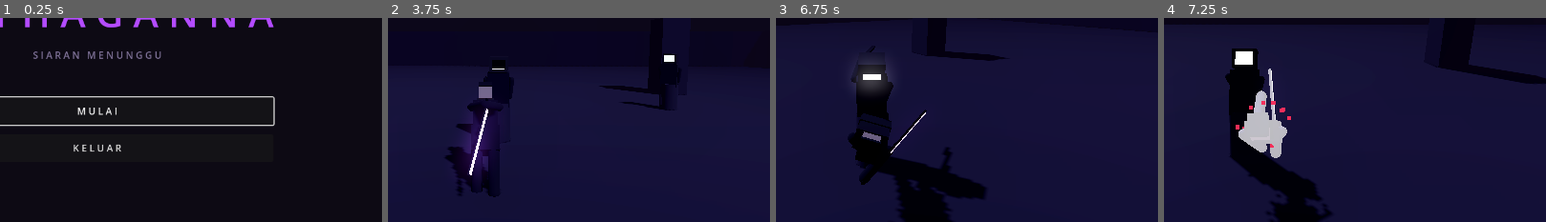
Above: before the commit, frames 1-4 (left to right).
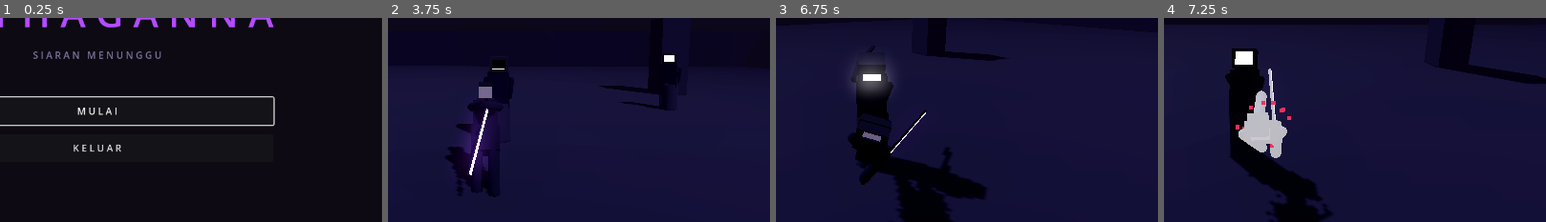
Above: after the commit, the same moments.

Repository: Watarufa/Pathaganna
Game: Godot game, scene res://scenes/main.tscn
Same seed, same stepped clock (60 frames per second), same inputs: the game is played once before the commit and once after it.
Inputs (mouse positions are % of the whole screen's width and height, from its top left):
- Up to frame 1 (0.25 s): no input
- Up to frame 2 (3.75 s): click "M U L A I" at 0.5 s; move the mouse to (55, 47) at 1.27 s; hold W (move_forward) from 1.28 s (still down); click (55, 47) at 1.35 s; right-click (55, 47) at 1.55 s; move the mouse to (45, 48) at 2.02 s; right-click (45, 48) at 2.1 s; click (45, 48) at 2.3 s; move the mouse to (52, 46) at 2.77 s; click (52, 46) at 2.85 s; right-click (52, 46) at 3.05 s; move the mouse to (49, 49) at 3.52 s; tap Shift (dodge) at 3.6 s
- Up to frame 3 (6.75 s): click (49, 49) at 3.8 s; move the mouse to (57, 49) at 4.27 s; tap Tab (lockon) at 4.35 s; right-click (57, 49) at 4.55 s; move the mouse to (42, 46) at 5.02 s; right-click (42, 46) at 5.1 s; click (42, 46) at 5.3 s; move the mouse to (51, 48) at 5.77 s; click (51, 48) at 5.85 s; right-click (51, 48) at 6.05 s; move the mouse to (46, 45) at 6.52 s; release W (move_forward) at 6.53 s; hold D (move_right) from 6.53 s (still down); right-click (46, 45) at 6.6 s
- Up to frame 4 (7.25 s): keep holding D (move_right); click (46, 45) at 6.8 s
The pictures show only the part of the screen within x 37-87%, y 34-84%; the shares and areas given below are measured in that part.

Frames 1-2 are identical in both runs. In frame 3, 0.1% of the frame differs, in the area x 22-28%, y 30-35%; in frame 4, nothing differs.

Commit message:
extract telegraph screen into a shared component

Diff:
--- a/scripts/autoload/balance.gd
+++ b/scripts/autoload/balance.gd
@@ -128,7 +128,7 @@
 
 const LOCKON := {
 	acquire_range = 15.0,
-	break_range = 15.0,
+	break_range = 18.0,          # > acquire: histeresis, supaya target di batas tidak berkedip kunci-lepas
 	# Ganti target = geser mouse saat terkunci (Tab murni kunci/lepas).
 	switch_threshold = 110.0,    # px gerakan mouse terakumulasi untuk pindah target
 	switch_decay = 260.0,        # px/detik akumulator meluruh — gerakan kecil tidak menumpuk
@@ -172,10 +172,13 @@
 	detect_radius = 12.0,
 	attack_range = 2.0,
 	recovery = 0.8,              # jendela hukuman setelah menyerang
+	attack_cooldown = 1.2,
+	stagger_time = 1.4,
 	combo2_chance = 0.35,        # peluang tebasan jadi kombo 2-hit (dua-duanya putih)
 	combo2_gap = 0.4,            # windup hit kedua
 	slash = { windup = 0.6, swing = 0.25, hit_start = 0.04, hit_end = 0.16, damage = 12.0,
-	          parryable = true, knockback = 3.0, hitstop = 0.05, range = 2.4 },
+	          parryable = true, knockback = 3.0, hitstop = 0.05, range = 2.4,
+	          kind = "kultis_slash" },
 }
 
 const PENYIAR := {
@@ -185,9 +188,14 @@
 	keep_min = 8.0,              # menjauh jika player lebih dekat dari ini
 	keep_max = 12.0,
 	detect_radius = 14.0,
-	windup = 0.8,                # telegraph merah
-	cooldown = 2.4,              # jeda antar tembakan
-	proj = { speed = 10.0, damage = 10.0, parryable = false, radius = 0.35, life = 4.0 },
+	attack_range = 13.0,         # boleh menembak dari sini ke dalam
+	recovery = 0.6,
+	attack_cooldown = 2.4,       # jeda antar tembakan
+	stagger_time = 1.4,
+	# tanpa hit_start/hit_end: serangannya melepas proyektil, bukan hitbox melee
+	shot = { windup = 0.8, swing = 0.35, parryable = false, kind = "penyiar_shot" },
+	proj = { speed = 10.0, damage = 10.0, parryable = false, radius = 0.35, life = 4.0,
+	         knockback = 3.0, hitstop = 0.05, kind = "penyiar_proj" },
 }
 
 # ------------------------------------------------------------------ boss
--- a/scripts/enemies/dummy.gd
+++ b/scripts/enemies/dummy.gd
@@ -16,17 +16,14 @@
 var hurtbox: Hurtbox
 var hitbox: Hitbox
 
-var _screen: MeshInstance3D
-var _screen_fill: MeshInstance3D
-var _fill_mat: StandardMaterial3D
-var _fill_base_energy := 1.0
+var screen: TelegraphScreen
 var _cooldown := 0.0
 var _current: Dictionary = {}
 var _hitbox_on := false
 
 # Geometri layar wajah (dimensi mesh, bukan angka gameplay — tetap di sini).
-const FILL_CENTER_Y := 0.17
-const FILL_HALF := 0.1
+const SCREEN_SIZE := Vector2(0.3, 0.22)
+const SCREEN_OFFSET := Vector3(0, 0.17, -0.2)
 
 # Profil gerakan telegraph. Putih dan merah sengaja punya BENTUK berbeda —
 # tebasan atas vs sapuan samping — supaya jenis serangan terbaca dari siluet
@@ -127,15 +124,7 @@
 	rig.attach_box("Torso", Vector3(0.5, 0.8, 0.32), Vector3(0, 0.2, 0), Palette.CLOTH)
 	# kepala monitor CRT — layar wajahnya ADALAH telegraph (diegetik)
 	rig.attach_box("Head", Vector3(0.42, 0.34, 0.38), Vector3(0, 0.17, 0), Palette.METAL)
-	_screen = rig.attach_box("Head", Vector3(0.3, 0.22, 0.02), Vector3(0, FILL_CENTER_Y, -0.2), Palette.CRT_SCREEN)
-	# lapisan hitung mundur: tumbuh dari bawah layar selama windup.
-	# Material di-duplicate per musuh supaya glow-nya bisa didenyutkan sendiri
-	# tanpa ikut mengubah musuh lain yang berbagi material palet.
-	_screen_fill = rig.attach_box("Head", Vector3(0.28, 2.0 * FILL_HALF, 0.01),
-		Vector3(0, FILL_CENTER_Y, -0.212), null)
-	_fill_mat = Palette.TELEGRAPH_WHITE.duplicate()
-	_screen_fill.material_override = _fill_mat
-	_screen_fill.visible = false
+	screen = TelegraphScreen.build(rig, "Head", SCREEN_SIZE, SCREEN_OFFSET)
 	# lengan
 	rig.attach_capsule("ArmL", 0.07, 0.55, Vector3(0, -0.28, 0), Palette.CLOTH)
 	rig.attach_capsule("ArmR", 0.07, 0.55, Vector3(0, -0.28, 0), Palette.CLOTH)
@@ -194,7 +183,7 @@
 		return
 	var red: bool = randf() < Balance.DUMMY.red_chance
 	_current = Balance.DUMMY.red if red else Balance.DUMMY.white
-	_arm_fill_color()
+	screen.arm(_current.parryable)
 	_change_state(State.WINDUP)
 
 func _st_windup() -> void:
@@ -216,28 +205,6 @@
 func _profile() -> Dictionary:
 	return PROFILE_WHITE if _current.get("parryable", true) else PROFILE_RED
 
-## Warna hitung mundur diambil dari material palet, jadi sumber kebenaran warna
-## tetap di resources/materials/ meski material fill-nya per-instance.
-func _arm_fill_color() -> void:
-	var src: StandardMaterial3D = Palette.TELEGRAPH_WHITE if _current.get("parryable", true) \
-		else Palette.TELEGRAPH_RED
-	_fill_mat.albedo_color = src.albedo_color
-	_fill_mat.emission = src.emission
-	_fill_base_energy = src.emission_energy_multiplier
-
-## Isi layar wajah dari bawah (0..1). 1.0 = pukulan dimulai.
-func _set_fill(amount: float) -> void:
-	if amount <= 0.001:
-		_screen_fill.visible = false
-		_screen.material_override = Palette.CRT_SCREEN
-		return
-	# layar dasar diredupkan supaya warna hitung mundur benar-benar menonjol
-	_screen.material_override = Palette.CRT_OFF
-	_screen_fill.visible = true
-	_screen_fill.scale.y = amount
-	_screen_fill.position.y = (FILL_CENTER_Y - FILL_HALF) + FILL_HALF * amount
-	_fill_mat.emission_energy_multiplier = Telegraph.pulse_energy(amount, _fill_base_energy)
-
 func _stop_hitbox() -> void:
 	if _hitbox_on:
 		_hitbox_on = false
@@ -265,30 +232,29 @@
 			rig.snap(Telegraph.windup_pose(_profile(), vis_time, _current.windup))
 			# Layar wajah = hitung mundur diegetik: warna mengisi dari bawah,
 			# penuh 100% tepat saat pukulan dimulai.
-			_set_fill(Telegraph.fill_amount(vis_time, _current.windup))
+			screen.set_fill(Telegraph.fill_amount(vis_time, _current.windup))
 		State.SWING:
-			_set_fill(0.0)
+			screen.set_fill(0.0)
 			# lanjut dari pose coil supaya ayunan menyambung mulus dari windup
 			var k := clampf(vis_time / maxf(_current.hit_end, 0.01), 0.0, 1.0)
 			k = k * k * (3.0 - 2.0 * k)
 			rig.snap(Telegraph.blend(_profile().coil, _profile().follow, k))
 		State.STAGGER:
-			_set_fill(0.0)
+			screen.set_fill(0.0)
 			rig.pose({
 				"Torso": Vector3(-26, 0, 8), "Head": Vector3(-18, 0, 0),
 				"ArmR": Vector3(-15, 0, -35), "ArmL": Vector3(-15, 0, 35),
 				"WeaponPivot": Vector3(-30, 0, 0),
 			}, 12.0)
 		State.REBOOT:
-			# layar padam — fill disembunyikan tanpa menyalakan kembali layar dasar
-			_screen_fill.visible = false
+			screen.power_off()
 			rig.pose({
 				"Torso": Vector3(-14, 0, 0), "Head": Vector3(24, 0, 0),
 				"ArmR": Vector3(-4, 0, -10), "ArmL": Vector3(-4, 0, 10),
 				"WeaponPivot": Vector3(-84, 0, 0),
 			}, 6.0)
 		_:
-			_set_fill(0.0)
+			screen.set_fill(0.0)
 			rig.pose(POSE_IDLE, 8.0)
 
 # ------------------------------------------------------------- reaksi
@@ -315,8 +281,7 @@
 
 func _on_pseudo_death() -> void:
 	_stop_hitbox()
-	_screen_fill.visible = false
-	_screen.material_override = Palette.CRT_OFF
+	screen.power_off()
 	HitSpark.spawn(get_parent(), global_position + Vector3.UP * 1.2, Color(0.85, 1.0, 0.9), 30, 8.0)
 	_change_state(State.REBOOT)
 
--- /dev/null
+++ b/scripts/systems/telegraph_screen.gd
@@ -0,0 +1,60 @@
+## Layar telegraph: hitung mundur diegetik yang mengisi dari bawah selama windup,
+## penuh 100% tepat saat pukulan dimulai.
+##
+## Dipakai dummy latihan, Kultis (layar wajah CRT), Penyiar (dial radio), dan
+## kedua fase boss — bentuk fisiknya beda, perilakunya sama persis.
+##
+## Material fill di-duplicate per musuh supaya glow-nya bisa didenyutkan sendiri
+## tanpa ikut mengubah musuh lain yang berbagi material palet.
+class_name TelegraphScreen
+extends RefCounted
+
+var _screen: MeshInstance3D
+var _fill: MeshInstance3D
+var _mat: StandardMaterial3D
+var _base_energy := 1.0
+var _center_y := 0.0
+var _half := 0.1
+
+## Rakit layar + lapisan fill pada satu pivot rig. `size` = lebar × tinggi layar;
+## `offset` = posisi pusat layar relatif pivot. Wajah dianggap menghadap -Z.
+static func build(rig: PoseRig, pivot: String, size: Vector2, offset: Vector3) -> TelegraphScreen:
+	var t := TelegraphScreen.new()
+	t._center_y = offset.y
+	t._half = size.y * 0.5
+	t._screen = rig.attach_box(pivot, Vector3(size.x, size.y, 0.02), offset, Palette.CRT_SCREEN)
+	t._fill = rig.attach_box(pivot, Vector3(size.x * 0.93, size.y, 0.01),
+		offset + Vector3(0, 0, -0.012), null)
+	t._mat = Palette.TELEGRAPH_WHITE.duplicate()
+	t._fill.material_override = t._mat
+	t._fill.visible = false
+	return t
+
+## Siapkan warna untuk serangan berikutnya. Warna diambil dari material palet,
+## jadi sumber kebenarannya tetap di resources/materials/.
+func arm(parryable: bool) -> void:
+	var src: StandardMaterial3D = Palette.TELEGRAPH_WHITE if parryable else Palette.TELEGRAPH_RED
+	_mat.albedo_color = src.albedo_color
+	_mat.emission = src.emission
+	_base_energy = src.emission_energy_multiplier
+
+## Isi layar dari bawah (0..1). 1.0 = pukulan dimulai.
+func set_fill(amount: float) -> void:
+	if amount <= 0.001:
+		_fill.visible = false
+		_screen.material_override = Palette.CRT_SCREEN
+		return
+	# layar dasar diredupkan supaya warna hitung mundur benar-benar menonjol
+	_screen.material_override = Palette.CRT_OFF
+	_fill.visible = true
+	_fill.scale.y = amount
+	_fill.position.y = (_center_y - _half) + _half * amount
+	_mat.emission_energy_multiplier = Telegraph.pulse_energy(amount, _base_energy)
+
+## Layar padam total (mati / reboot) — tanpa menyalakan kembali layar dasar.
+func power_off() -> void:
+	_fill.visible = false
+	_screen.material_override = Palette.CRT_OFF
+
+func is_filling() -> bool:
+	return _fill.visible
Not shown, added: scripts/systems/telegraph_screen.gd.uid
